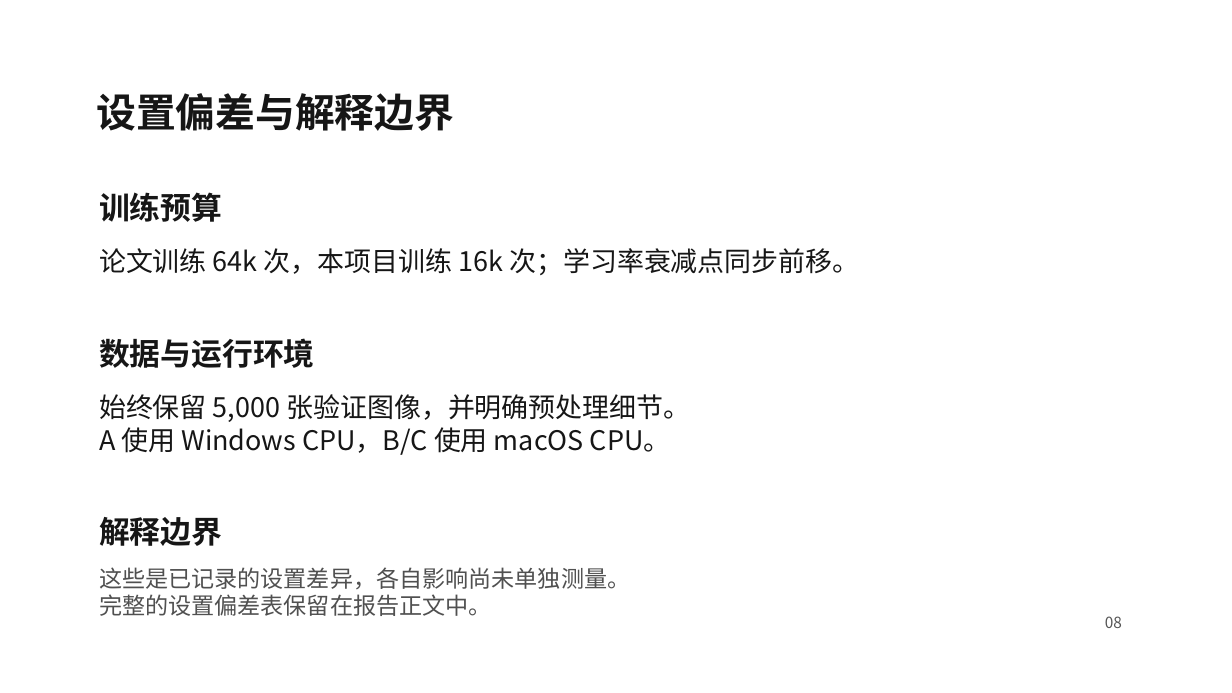
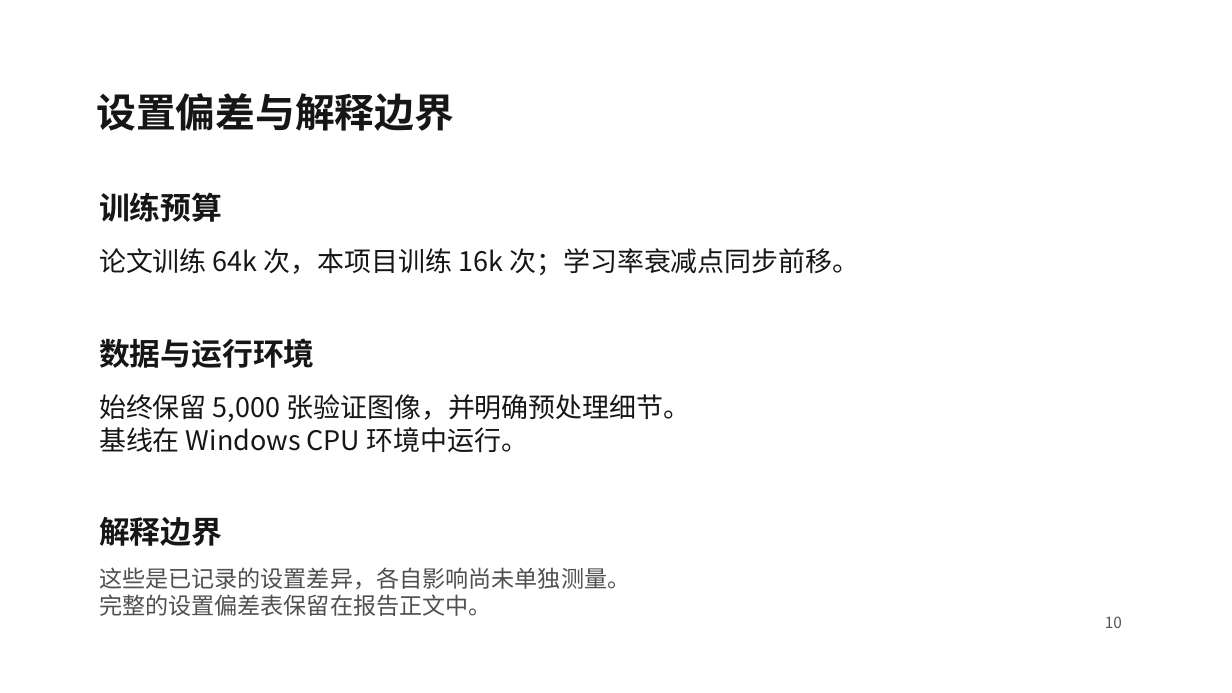
Before and after one commit to liuyanze910-svg/miae01-resnet-replication, a slide deck: slide 10 of docs/slides/week4_a_background_methods_cn.pptx (slide 8 before the commit). Drawn at 1232x693 pixels with LibreOffice and Linux fonts; fonts in the diff are those of the drawing; background and template pictures are left out. Boxes give left, top, right and bottom in pixels: in the first picture for what was removed or moved away, otherwise in the second. Text is boxed around its words. In the diff, an @@ line names an element or a change of style, - is before the commit and + after.

```diff
--- a/docs/slides/week4_a_background_methods_cn.pptx
+++ b/docs/slides/week4_a_background_methods_cn.pptx
@@ text at [99,427,528,453]: text changed @@
-A 使用 Windows CPU，B/C 使用 macOS CPU。
+基线在 Windows CPU 环境中运行。
@@ text at [1105,616,1122,628]: text changed @@
-08
+10
```
Also in this commit, not shown: 7 other slides changed, 3 slides added.
